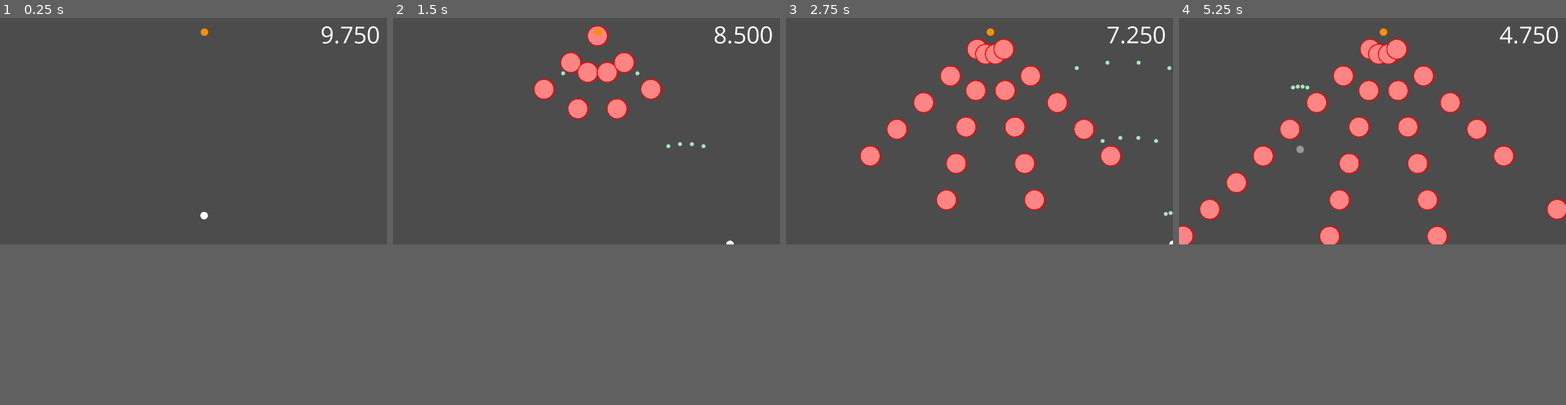
Above: before the commit, frames 1-4 (left to right).
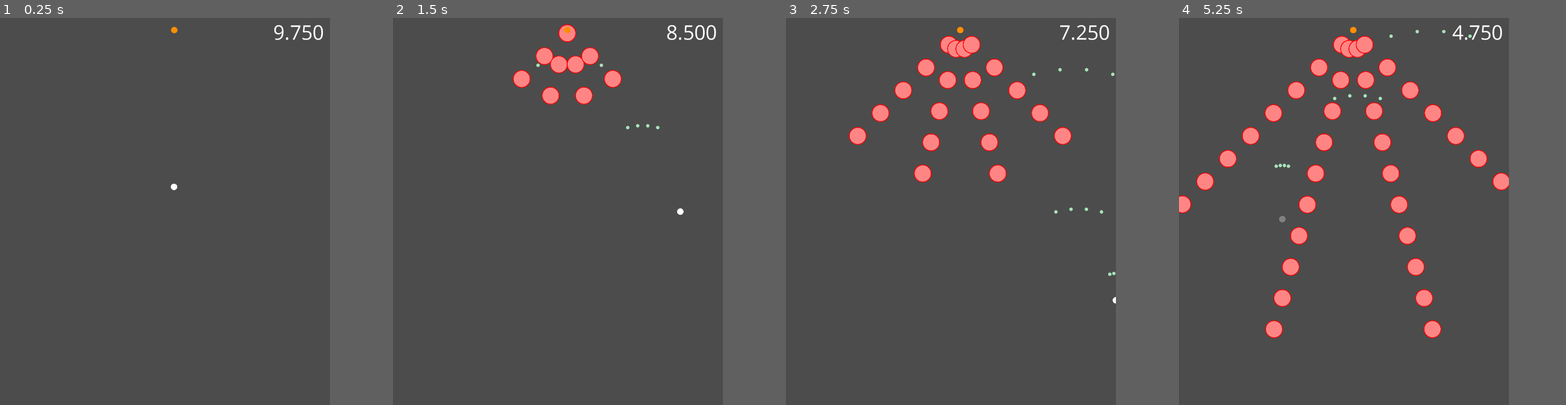
Above: after the commit, the same moments.

Repository: Tourmi/BulletHellJam1
Game: Godot game, scene res://Game.tscn
Two runs of this game, one before a commit and one after it. Both use one fixed random seed, a clock stepped at 60 frames per second and the inputs below. The project has no main scene, so this scene is started directly.
Inputs:
- Up to frame 1 (0.25 s): no input
- Up to frame 2 (1.5 s): hold D (move_right) 0.53-1.28 s; hold Space (shoot) 0.53-1.28 s; tap Shift (slow) at 0.8, 1.35 s; hold S (move_down) from 1.28 s (still down)
- Up to frame 3 (2.75 s): tap Space (shoot) at 1.55 s; release S (move_down) at 2.03 s; hold D (move_right) from 2.03 s (still down); hold Space (shoot) from 2.03 s (still down); tap Shift (slow) at 2.3 s
- Up to frame 4 (5.25 s): release D (move_right) at 2.78 s; release Space (shoot) at 2.78 s; hold W (move_up) 2.78-3.53 s; tap Shift (slow) at 2.85, 3.8, 4.35 s; tap Space (shoot) at 3.05, 4.55 s; hold Space (shoot) 3.53-4.28 s; hold A (move_left) 3.53-5.03 s; hold S (move_down) from 5.03 s (still down); hold Space (shoot) from 5.03 s (still down)
In our replay, the window is 800x468 before the commit and 682x800 after it. These sizes can differ from the game's own. Grey fills any space a smaller window leaves; there, only what the larger window draws over its background counts as a difference.

The runs differ from the first frame. In frame 1, 0.5% of the frame differs, in the area x 44-98%, y 1-53%; in frame 2, 3.5%; in frame 3, 7.5%; in frame 4, 11%, in the area x 0-100%, y 1-83%.

Commit message:
#3 - Added slow down and grace period before bullets are reflected back

Diff:
--- a/Character/Character.gd
+++ b/Character/Character.gd
@@ -7,6 +7,7 @@
 export var shooting_cooldown: float = 0.5
 export var maximum_health : int = 3
 export var is_enemy : bool
+export var cant_shoot : bool = false
 
 onready var can_be_hit : bool = true
 onready var health : int = maximum_health
--- a/Game.gd
+++ b/Game.gd
@@ -1,13 +1,45 @@
 extends Node2D
 
 signal reflect_bullets
+var slow_down : bool = false
+var speed_up : bool = false
+var curr_speed : float = 1
+var target_speed : float = 0.1
+
+
+func _process(delta):
+	if slow_down:
+		curr_speed -= delta
+		if curr_speed <= target_speed:
+			curr_speed = target_speed
+			$Timer.wait_time = target_speed * 2
+			$Timer.start()
+			slow_down = false
+	elif speed_up:
+		curr_speed += delta
+		if curr_speed >= target_speed:
+			speed_up = false
+			curr_speed = target_speed
+
+	Engine.time_scale = curr_speed
+
 
 func _on_CountdownTimer_time_elapsed():
 	if $CountdownTimer.counting_down:
-		emit_signal("reflect_bullets")
 		$CountdownTimer.target_time = 10
+		target_speed = 0.2
+		slow_down = true
+		$Player.cant_shoot = true
 	else:
 		$CountdownTimer.target_time = 0
+		$CountdownTimer.start()
 
 	$CountdownTimer.counting_down = !$CountdownTimer.counting_down
+
+
+func _on_Timer_timeout():
+	emit_signal("reflect_bullets")
+	target_speed = 1
+	$Player.cant_shoot = false
+	speed_up = true
 	$CountdownTimer.start()
--- a/Game.tscn
+++ b/Game.tscn
@@ -19,4 +19,9 @@
 margin_top = 0.110123
 margin_right = 1023.18
 margin_bottom = 86.1101
+
+[node name="Timer" type="Timer" parent="."]
+wait_time = 3.0
+one_shot = true
 [connection signal="time_elapsed" from="CountdownTimer" to="." method="_on_CountdownTimer_time_elapsed"]
+[connection signal="timeout" from="Timer" to="." method="_on_Timer_timeout"]
--- a/Player/Player.gd
+++ b/Player/Player.gd
@@ -3,15 +3,6 @@
 class_name Player
 
 export var slow_speed: int = 150
-
-# Called when the node enters the scene tree for the first time.
-func _ready():
-	pass # Replace with function body.
-
-
-# Called every frame. 'delta' is the elapsed time since the previous frame.
-#func _process(delta):
-#	pass
 
 
 func _physics_process(delta):
@@ -27,11 +18,10 @@
 	global_position = Vector2(clamp(global_position.x, 0, get_viewport_rect().size.x), clamp(global_position.y, 0, get_viewport_rect().size.y))
 
 	curr_cooldown -= delta
-	if Input.is_action_pressed("shoot") && curr_cooldown <= 0:
+	if Input.is_action_pressed("shoot") && curr_cooldown <= 0 && !cant_shoot:
 		$BulletSpawner.shoot_bullets()
 		curr_cooldown = shooting_cooldown
 
-	pass
 
 func hit(damage : int):
 	can_be_hit = false
@@ -44,4 +34,3 @@
 		can_be_hit = true
 		if health <= 0:
 			get_tree().change_scene("res://GameOver.tscn")
-	pass # Replace with function body.
--- a/project.godot
+++ b/project.godot
@@ -35,6 +35,10 @@
 config/name="BulletHellJam"
 config/icon="res://icon.png"
 
+[display]
+
+window/size/height=1200
+
 [input]
 
 move_up={
